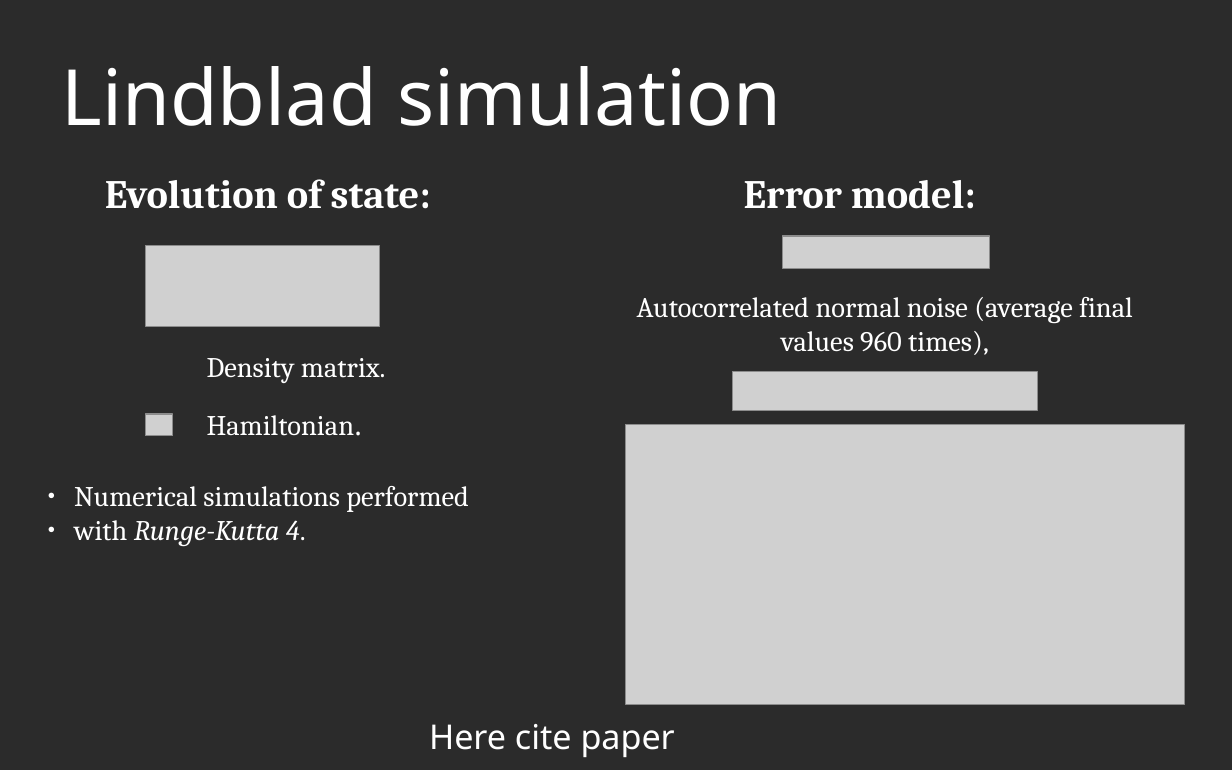
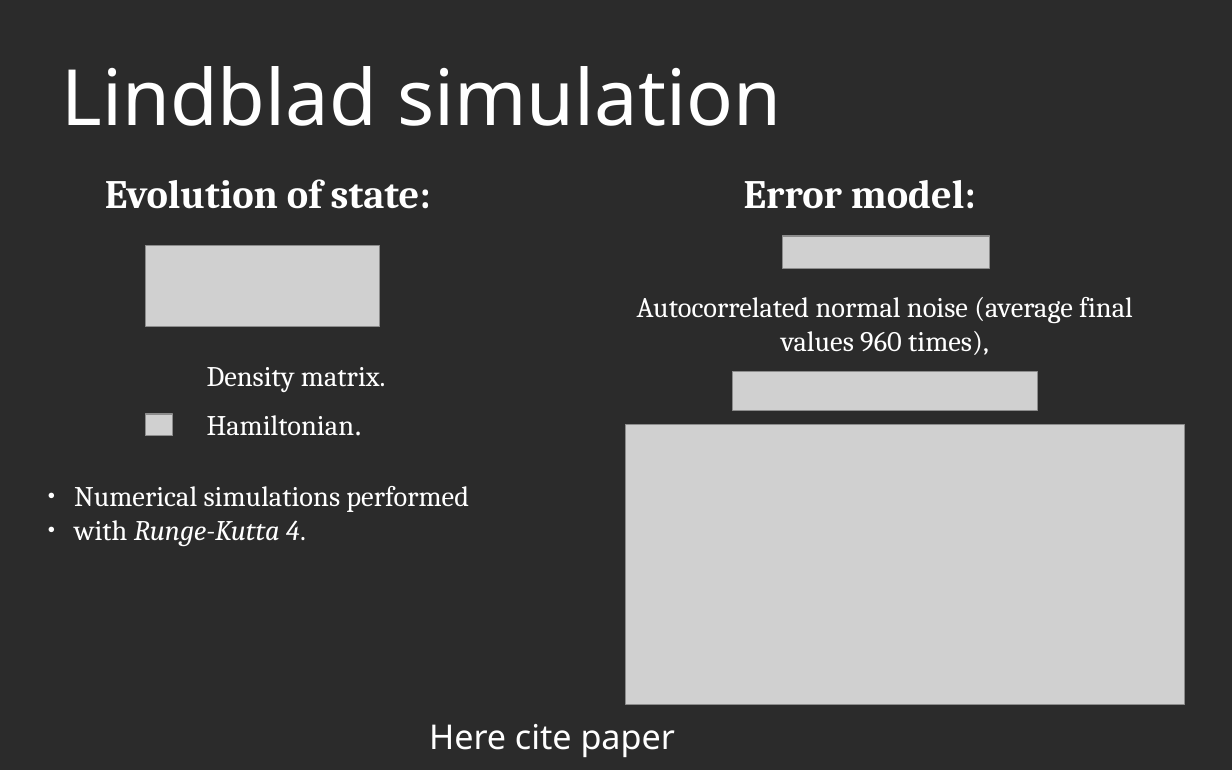
Before and after one commit to AGaliciaMartinez/Final-Project-Computational-Physics, a slide deck: slide 4 of presentation/NV_Carbons_presentation_asier.odp. Drawn at 1232x770 pixels with LibreOffice and Linux fonts; fonts in the diff are those of the drawing; grey boxes stand for pictures; background and template pictures are left out; a plain dark background stands for a picture behind light text. Boxes give left, top, right and bottom in pixels: in the first picture for what was removed or moved away, otherwise in the second. Text is boxed around its words. In the diff, an @@ line names an element or a change of style, - is before the commit and + after.

Commit message:
Small edits to presentation.

```diff
--- a/presentation/NV_Carbons_presentation_asier.odp
+++ b/presentation/NV_Carbons_presentation_asier.odp
@@ text "Density matrix.": place and size @@
-text "Density matrix." at (207, 358, 386, 383)
+text "Density matrix." at (207, 367, 386, 392)
```
Also in this commit, not shown: 3 other slides changed, 2 other files.
